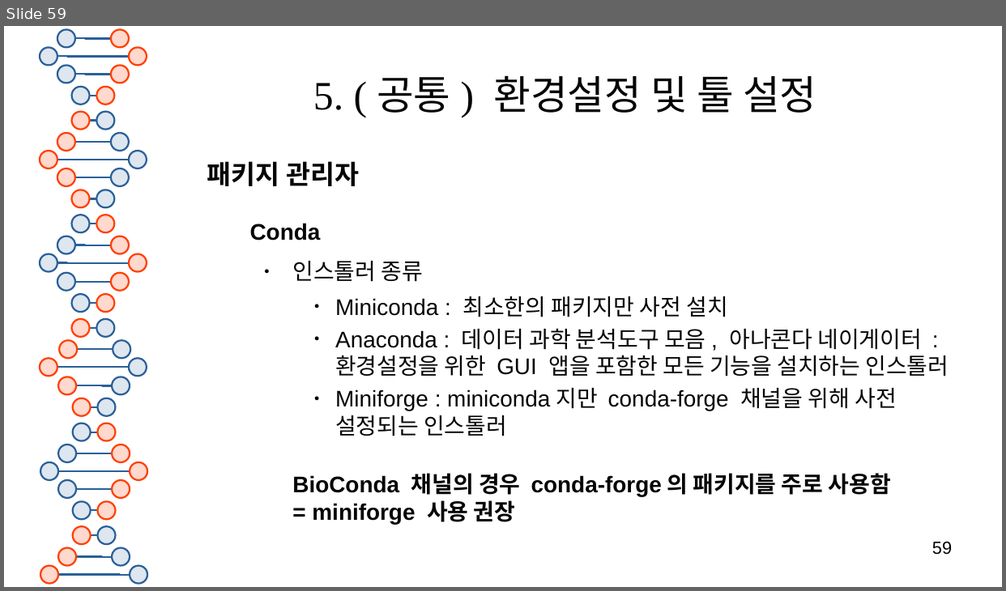
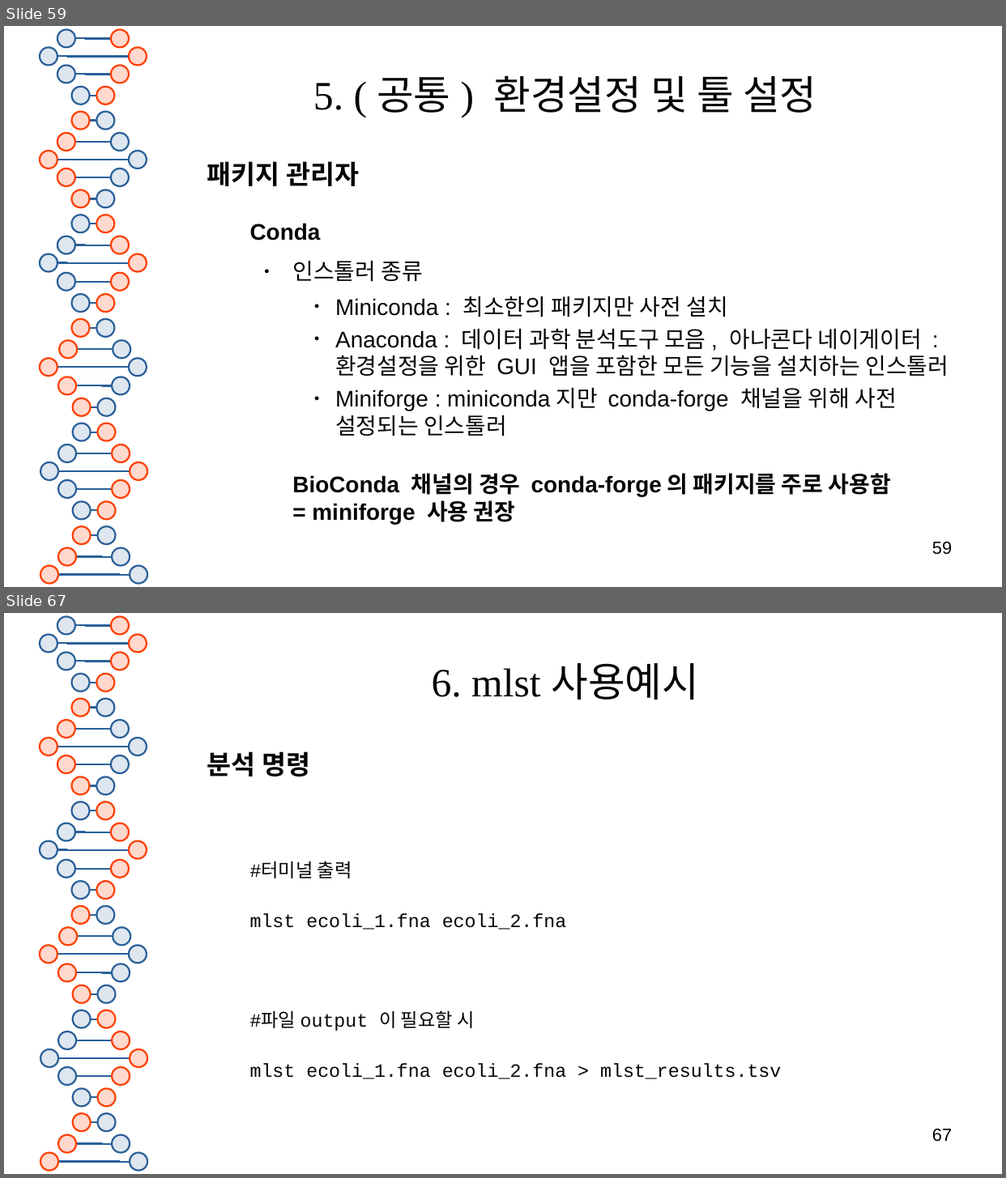
Before and after one commit to SHINKHO/bioinformatics_phase, a slide deck: docs/bioinformatics툴_분석.odp. Shown one above the other, each under a label of ours: slide 59 before the commit, slides 59 and 67 after it; the slides between them are not shown. The pictures are 1006x591 and 1006x1178 pixels, drawn with LibreOffice and Linux fonts; fonts in the diff are those of the drawing. Boxes give left, top, right and bottom in pixels: in the first picture for what was removed or moved away, otherwise in the second. Text is boxed around its words. In the diff, an @@ line names an element or a change of style, - is before the commit and + after.

```diff
--- a/docs/bioinformatics툴_분석.odp
+++ b/docs/bioinformatics툴_분석.odp
@@ slide 67 added at (x1=4, y1=613, x2=1002, y2=1174), background #FFFFFF; not listed: 81 template elements that a slide beside it also shows @@
@@ title added at (x1=432, y1=663, x2=699, y2=700), 32 pt, text #050505 @@
+6. mlst 사용예시
@@ text added at (x1=207, y1=752, x2=781, y2=1080), 15 pt, text #050505 @@
+분석 명령
+  #터미널 출력
+  mlst ecoli_1.fna ecoli_2.fna
+  #파일 output 이 필요할 시
+  mlst ecoli_1.fna ecoli_2.fna > mlst_results.tsv
@@ page number added at (x1=932, y1=1129, x2=952, y2=1142), 14 pt, text #000000 @@
+67
```
Also in this commit, not shown: 4 slides changed, 10 other slides added, 4 other files.
